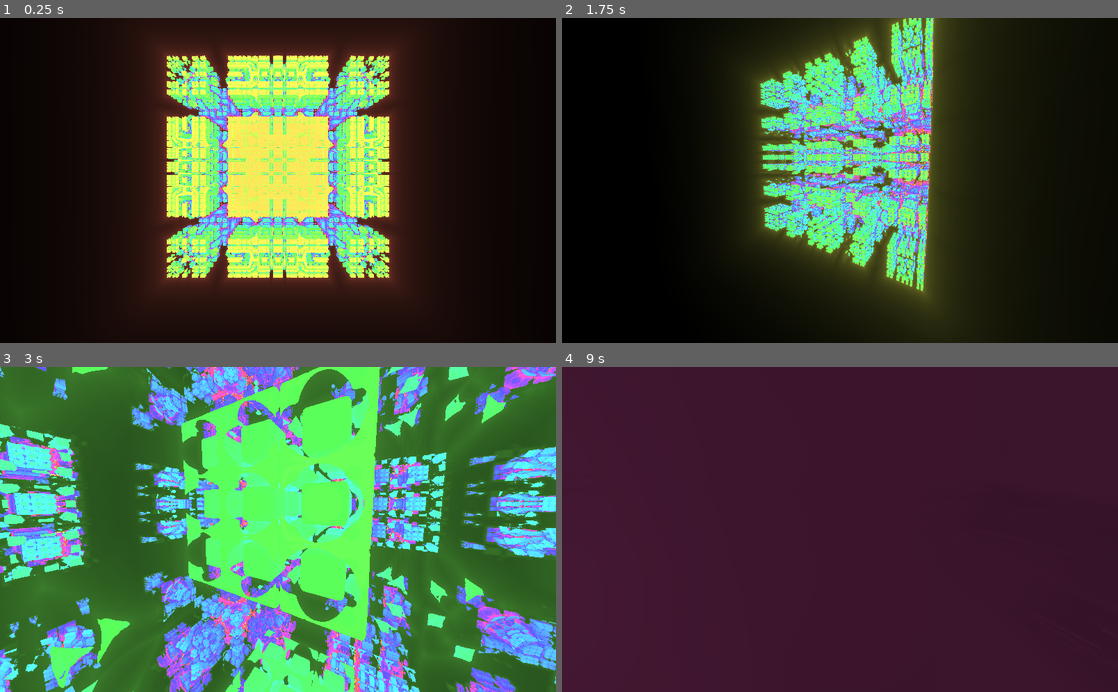
Above: before the commit, frames 1-4 (two rows, left to right).
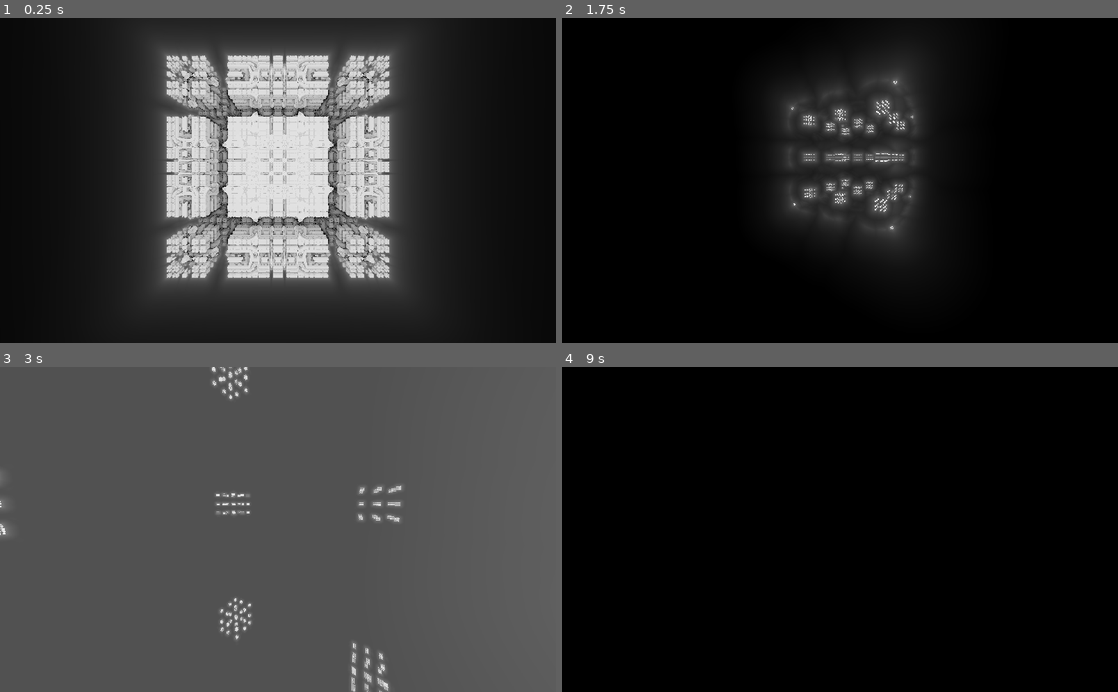
Above: after the commit, the same moments.

Repository: kiwijuice56/web-mandelbox
Game: Godot game, scene res://main/FractalNavigation.tscn
The game is run twice, just before and just after one commit, with the same random seed, the same clock (stepped at 60 frames per second) and the same inputs.
Inputs (mouse positions are in pixels of both pictures, inside the frame that each line leads up to):
- Up to frame 1 (0.25 s): no input
- Up to frame 2 (1.75 s): move the mouse to (962, 164) at 0.52 s; hold D (move_right) 0.53-1.28 s; hold L (mouse_lock) 0.53-1.28 s; tap R (randomize) at 0.8, 1.35 s; move the mouse to (812, 180) at 1.27 s; hold W (move_forward) from 1.28 s (still down); tap O (ambient_occlusion, bound only after the commit) at 1.55 s
- Up to frame 3 (3 s): keep holding W (move_forward); move the mouse to (289, 523) at 2.02 s; tap O (ambient_occlusion, bound only after the commit) at 2.1 s; tap G (glow, bound only after the commit) at 2.3, 2.85 s; move the mouse to (272, 536) at 2.77 s
- Up to frame 4 (9 s): tap M (mirror, bound only after the commit) at 3.05, 3.6, 7.55 s; move the mouse to (878, 532) at 3.52 s; tap 0 at 3.8, 4.35, 8.3 s; tap Enter at 4.25, 5.75, 7.25 s; move the mouse to (795, 526) at 4.27 s; tap L (mouse_lock) at 4.55 s; tap Space at 5, 6.5, 8 s; move the mouse to (867, 529) at 5.02 s; release W (move_forward) at 5.03 s; hold S (move_backward) 5.03-5.78 s; hold R (randomize) 5.03-5.78 s; tap Down (camera_down) at 5.1 s; move the mouse to (756, 448) at 5.77 s; hold D (move_right) 5.78-6.53 s; tap Left (camera_left) at 5.85 s; tap O (ambient_occlusion, bound only after the commit) at 6.05 s; move the mouse to (962, 513) at 6.52 s; hold W (move_forward) 6.53-7.28 s; tap Right (camera_right) at 6.6 s; tap G (glow, bound only after the commit) at 6.8 s; move the mouse to (728, 545) at 7.27 s; hold D (move_right) 7.28-8.03 s; tap Up (camera_up) at 7.35 s; move the mouse to (895, 458) at 8.02 s; hold S (move_backward) 8.03-8.78 s; hold L (mouse_lock) 8.03-8.78 s; move the mouse to (834, 536) at 8.77 s; hold A (move_left) from 8.78 s (still down); tap R (randomize) at 8.85 s

The runs differ from the first frame. In frame 1, 45% of the frame differs, in the area x 24-76%, y 2-90%; in frame 2, 44%; in frame 3, 100%, in the area x 0-100%, y 0-100%; in frame 4, 100%.

Commit message:
Added more palettes

Diff:
--- a/main/FractalNavigation.tscn
+++ b/main/FractalNavigation.tscn
@@ -1,8 +1,9 @@
-[gd_scene load_steps=5 format=2]
+[gd_scene load_steps=6 format=2]
 
 [ext_resource path="res://main/fractal_navigation.gd" type="Script" id=1]
 [ext_resource path="res://main/viewer.gd" type="Script" id=2]
 [ext_resource path="res://main/mandelbox_fractal.gdshader" type="Shader" id=3]
+[ext_resource path="res://main/option_toggler.gd" type="Script" id=4]
 
 [sub_resource type="ShaderMaterial" id=1]
 shader = ExtResource( 3 )
@@ -16,6 +17,10 @@
 shader_param/scale_range = 0.25
 shader_param/scale_center = 2.25
 shader_param/glow_range = 0.1
+shader_param/palette = 2
+shader_param/ambient_occlusion = true
+shader_param/glow = true
+shader_param/mirror = false
 shader_param/collision_threshold = 0.0013
 shader_param/universe_size = 16.0
 shader_param/runaway_threshold = 24.0
@@ -33,3 +38,6 @@
 move_speed = 4.0
 
 [node name="Camera" type="Camera" parent="Viewer"]
+
+[node name="OptionToggler" type="Node" parent="."]
+script = ExtResource( 4 )
--- a/main/fractal_navigation.gd
+++ b/main/fractal_navigation.gd
@@ -7,13 +7,3 @@
 	material.set_shader_param("cam_mat", cam.global_transform.basis)
 	material.set_shader_param("width", get_viewport().size.x)
 	material.set_shader_param("height", get_viewport().size.y)
-
-func _input(event: InputEvent) -> void:
-	if event.is_action_pressed("mouse_lock", false):
-		if Input.get_mouse_mode() == Input.MOUSE_MODE_CAPTURED:
-			Input.set_mouse_mode(Input.MOUSE_MODE_VISIBLE)
-		else:
-			Input.set_mouse_mode(Input.MOUSE_MODE_CAPTURED)
-	if event.is_action_pressed("randomize", false):
-		material.set_shader_param("scale_range", rand_range(0.5, 1.5))
-		material.set_shader_param("scale_center", rand_range(1.75, 3.0))
--- a/main/mandelbox_fractal.gdshader
+++ b/main/mandelbox_fractal.gdshader
@@ -16,6 +16,11 @@
 uniform float scale_center = 2.25;
 uniform float glow_range = 0.1;
 
+uniform int palette = 2;
+uniform bool ambient_occlusion = true;
+uniform bool glow = true;
+uniform bool mirror = false;
+
 // Calculation uniforms
 uniform float collision_threshold = 13e-4;
 uniform float universe_size = 16.0;
@@ -28,6 +33,34 @@
 	vec4 K = vec4(1.0, 2.0 / 3.0, 1.0 / 3.0, 3.0);
 	vec3 p = abs(fract(c.xxx + K.xyz) * 6.0 - K.www);
 	return c.z * mix(K.xxx, clamp(p - K.xxx, 0.0, 1.0), c.y);
+}
+
+vec3 get_color(int iter, vec3 ray_pos) {
+	if (palette == 1) {
+		return hsv2rgb(vec3(float(iter) / 128.0 + TIME * shimmer_speed, 0.65, 1.0));
+	} else if (palette == 2) {
+		return vec3(1.0);
+	} else if (palette == 3) {
+		if (iter == 128) {
+			return vec3(1.0);
+		}
+		vec3 col = abs(mod(ray_pos, 1.0));
+		return hsv2rgb(vec3(col.r + col.g + col.b, 0.7, 1.0));
+	} else if (palette == 4) {
+		float scaled_shimmer = float(iter) / 128.0 * 4.0;
+		scaled_shimmer -= floor(scaled_shimmer);
+		float cyclic_scaled_iter = scaled_shimmer < 0.5 ? scaled_shimmer * 2.0 : 2.0 - 2.0 * scaled_shimmer;
+		cyclic_scaled_iter *= 0.7;
+		return vec3(cyclic_scaled_iter, 0.5 + cyclic_scaled_iter, 0.8 + cyclic_scaled_iter);
+	} else if (palette == 5) {
+		float scaled_shimmer = float(iter) / 128.0 * (4.0 + sin(TIME) * 2.0);
+		scaled_shimmer -= floor(scaled_shimmer);
+		float cyclic_scaled_iter = scaled_shimmer < 0.5 ? scaled_shimmer * 2.0 : 2.0 - 2.0 * scaled_shimmer;
+		cyclic_scaled_iter *= 0.45;
+		return vec3(0.5 - cyclic_scaled_iter, 0, 0.15 - cyclic_scaled_iter);
+	} else {
+		return vec3(0.0);
+	}
 }
 
 void sphere_fold(inout vec3 p, inout float dz) {
@@ -50,7 +83,9 @@
 // http://blog.hvidtfeldts.net/index.php/2011/11/distance-estimated-3d-fractals-vi-the-mandelbox/
 float mandelbox_de(vec3 p) {
 	// Uncomment for infinite mandelbox
-	//p = mod(p, UNIVERSE_SIZE) - vec3(8.0);
+	if (mirror) {
+		p = mod(p, 16.0) - vec3(8.0);
+	}
 	float dz = 1.0;
 	vec3 original = p;
 	float scale = sin(TIME * scale_speed) * scale_range + scale_center;
@@ -101,12 +136,20 @@
 	float closest_dist = universe_size;
 	int iter = march(ray_pos, ray_dir, closest_dist);
 
-	vec3 col = hsv2rgb(vec3(float(iter) / 128.0 + TIME * shimmer_speed, 0.65, 1.0));
+	vec3 col = get_color(iter, ray_pos);
 
 	// Color the fractal if we collided with it, otherwise create a glow with
 	// the closest we ever got to the fractal
-	if (iter < 128)
-		COLOR.rgb =  col;
-	else
-		COLOR.rgb = col * (1.0 - pow(closest_dist, glow_range));
+	COLOR.rgb = col;
+	if (iter < 128) {
+		if (ambient_occlusion) {
+			COLOR.rgb *= vec3(1.0 - float(iter) / 128.0);
+		}
+	} else {
+		if (glow) {
+			COLOR.rgb *= (1.0 - pow(closest_dist, glow_range));
+		} else {
+			COLOR.rgb *= 0.0;
+		}
+	}
 }
--- /dev/null
+++ b/main/option_toggler.gd
@@ -0,0 +1,25 @@
+# Handles parameter input for the shader
+class_name OptionToggler
+extends Node
+
+# Each string in this array corresponds to a boolean in the shader and an input
+# action to reduce code repetition for simple toggles
+const settings = ["ambient_occlusion", "glow", "mirror"]
+
+onready var material: ShaderMaterial = get_parent().material
+
+func _input(event: InputEvent) -> void:
+	for toggle in settings:
+		if Input.is_action_just_pressed(toggle):
+			material.set_shader_param(toggle, not material.get_shader_param(toggle))
+	for i in range(9):
+		if Input.is_key_pressed(KEY_0 + i):
+			material.set_shader_param("palette", i)
+	if event.is_action_pressed("mouse_lock", false):
+		if Input.get_mouse_mode() == Input.MOUSE_MODE_CAPTURED:
+			Input.set_mouse_mode(Input.MOUSE_MODE_VISIBLE)
+		else:
+			Input.set_mouse_mode(Input.MOUSE_MODE_CAPTURED)
+	if event.is_action_pressed("randomize", false):
+		material.set_shader_param("scale_range", rand_range(0.5, 1.5))
+		material.set_shader_param("scale_center", rand_range(1.75, 5.0))
--- a/project.godot
+++ b/project.godot
@@ -7,6 +7,16 @@
 ;   param=value ; assign values to parameters
 
 config_version=4
+
+_global_script_classes=[ {
+"base": "Node",
+"class": "OptionToggler",
+"language": "GDScript",
+"path": "res://main/option_toggler.gd"
+} ]
+_global_script_class_icons={
+"OptionToggler": ""
+}
 
 [application]
 
@@ -82,6 +92,36 @@
 "events": [ Object(InputEventKey,"resource_local_to_scene":false,"resource_name":"","device":0,"alt":false,"shift":false,"control":false,"meta":false,"command":false,"pressed":false,"scancode":0,"physical_scancode":82,"unicode":0,"echo":false,"script":null)
  ]
 }
+palette_1={
+"deadzone": 0.5,
+"events": [ Object(InputEventKey,"resource_local_to_scene":false,"resource_name":"","device":0,"alt":false,"shift":false,"control":false,"meta":false,"command":false,"pressed":false,"scancode":0,"physical_scancode":49,"unicode":0,"echo":false,"script":null)
+ ]
+}
+palette_2={
+"deadzone": 0.5,
+"events": [ Object(InputEventKey,"resource_local_to_scene":false,"resource_name":"","device":0,"alt":false,"shift":false,"control":false,"meta":false,"command":false,"pressed":false,"scancode":0,"physical_scancode":50,"unicode":0,"echo":false,"script":null)
+ ]
+}
+ambient_occlusion={
+"deadzone": 0.5,
+"events": [ Object(InputEventKey,"resource_local_to_scene":false,"resource_name":"","device":0,"alt":false,"shift":false,"control":false,"meta":false,"command":false,"pressed":false,"scancode":0,"physical_scancode":79,"unicode":0,"echo":false,"script":null)
+ ]
+}
+glow={
+"deadzone": 0.5,
+"events": [ Object(InputEventKey,"resource_local_to_scene":false,"resource_name":"","device":0,"alt":false,"shift":false,"control":false,"meta":false,"command":false,"pressed":false,"scancode":0,"physical_scancode":71,"unicode":0,"echo":false,"script":null)
+ ]
+}
+palette_3={
+"deadzone": 0.5,
+"events": [ Object(InputEventKey,"resource_local_to_scene":false,"resource_name":"","device":0,"alt":false,"shift":false,"control":false,"meta":false,"command":false,"pressed":false,"scancode":0,"physical_scancode":51,"unicode":0,"echo":false,"script":null)
+ ]
+}
+mirror={
+"deadzone": 0.5,
+"events": [ Object(InputEventKey,"resource_local_to_scene":false,"resource_name":"","device":0,"alt":false,"shift":false,"control":false,"meta":false,"command":false,"pressed":false,"scancode":77,"physical_scancode":0,"unicode":0,"echo":false,"script":null)
+ ]
+}
 
 [physics]
 
Not shown, changed: docs/index.html
Not shown, changed: docs/index.pck
